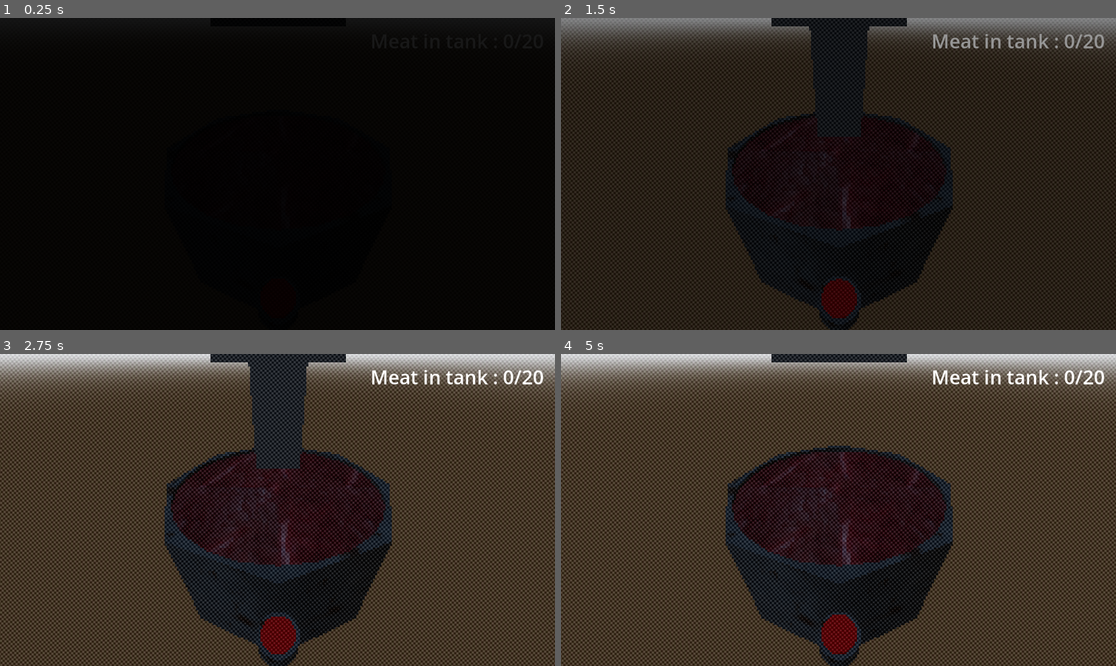
Above: before the commit, frames 1-4 (two rows, left to right).
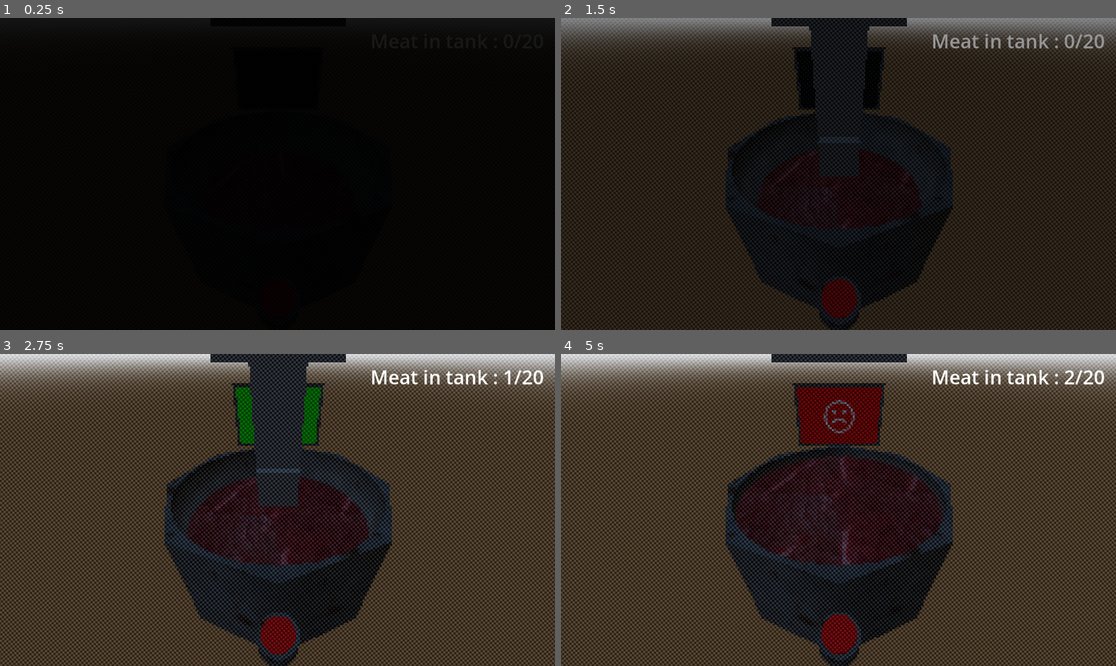
Above: after the commit, the same moments.

Repository: Miit0s/the-life-collector
Game: Godot game, scene res://Scene/Day2/day_2.tscn
Same seed, same stepped clock (60 frames per second), same inputs: the game is played once before the commit and once after it. This scene is started directly instead of the project's main scene.
Inputs (mouse positions are in pixels of both pictures, inside the frame that each line leads up to):
- Up to frame 1 (0.25 s): no input
- Up to frame 2 (1.5 s): move the mouse to (960, 158) at 0.52 s; press the mouse at (960, 158) at 0.53 s; hold D (right) 0.53-1.28 s; tap Space (jump) at 0.77 s; move the mouse to (727, 189) at 1.27 s; release the mouse at (727, 189) at 1.28 s; hold S (backward) from 1.28 s (still down); click (727, 189) at 1.35 s
- Up to frame 3 (2.75 s): tap Space (jump) at 1.52 s; move the mouse to (333, 441) at 2.02 s; release S (backward) at 2.03 s; press the mouse at (333, 441) at 2.03 s; hold D (right) from 2.03 s (still down)
- Up to frame 4 (5 s): move the mouse to (810, 572) at 2.77 s; release D (right) at 2.78 s; release the mouse at (810, 572) at 2.78 s; hold W (forward) 2.78-3.53 s; click (810, 572) at 2.85 s; tap Space (jump) at 3.02, 3.77, 4.52 s; move the mouse to (1005, 556) at 3.52 s; press the mouse at (1005, 556) at 3.53 s; hold A (left) from 3.53 s (still down); move the mouse to (672, 463) at 4.27 s; release the mouse at (672, 463) at 4.28 s; click (672, 463) at 4.35 s

The runs differ from the first frame. In frame 2, 1.3% of the frame differs, in the area x 41-59%, y 9-68%; in frame 3, 2.1%; in frame 4, 3.3%, in the area x 30-93%, y 5-67%.

Commit message:
Added a screen to the meat tank to show better to the player the level needed

Diff:
--- a/Objects/MeatTank/meat_tank.gd
+++ b/Objects/MeatTank/meat_tank.gd
@@ -2,6 +2,7 @@
 class_name MeatTank
 
 @onready var meat: MeshInstance3D = $Meat
+@onready var validation_display_system: ValidationDisplaySystem = $SubViewport/ValidationDisplaySystem
 
 @export var meat_to_add_by_block: float = 2
 @export var max_percentage_wanted: float = 80
@@ -11,8 +12,9 @@
 @export var speedup_cooldown: float = 5
 @export var speedup_increase_value: float = 1
 @export var point_cooldown: float = 0.5
+@export var warning_when_close_to_percentage_by: float = 5
 
-var completion_percentage: float = 100:
+var completion_percentage: float = 50:
 	set(new_value):
 		completion_percentage = max(min(new_value, 100), 0)
 		adjust_mesh_level()
@@ -38,13 +40,20 @@
 
 	speedup()
 	if completion_percentage > max_percentage_wanted or completion_percentage < min_percentage_wanted:
+		validation_display_system.set_error_state()
 		loose_point()
+	elif completion_percentage > max_percentage_wanted - warning_when_close_to_percentage_by or \
+	completion_percentage < min_percentage_wanted + warning_when_close_to_percentage_by:
+		validation_display_system.set_near_error_state()
+		win_point()
 	else:
+		validation_display_system.set_validate_state()
 		win_point()
 
 func adjust_mesh_level():
 	if completion_percentage <= 0:
 		meat.hide()
+		return
 	else:
 		meat.show()
 
--- a/Objects/MeatTank/meat_tank.tscn
+++ b/Objects/MeatTank/meat_tank.tscn
@@ -1,8 +1,9 @@
-[gd_scene load_steps=11 format=4 uid="uid://belwtvd2s2ty2"]
+[gd_scene load_steps=16 format=4 uid="uid://belwtvd2s2ty2"]
 
 [ext_resource type="Material" uid="uid://bh07flmwmclfc" path="res://Material/factory_machine.tres" id="1_mcjl0"]
 [ext_resource type="Script" uid="uid://bngwhb06e2dsi" path="res://Objects/MeatTank/meat_tank.gd" id="1_wtyep"]
 [ext_resource type="Texture2D" uid="uid://d15tyr2uen33o" path="res://Textures/GameTexture/meat.jpg" id="2_ge3e7"]
+[ext_resource type="PackedScene" uid="uid://cjp36ud86jo68" path="res://UISystem/ValidationDipslaySystem/validation_display_system.tscn" id="4_6xuil"]
 
 [sub_resource type="ProceduralSkyMaterial" id="ProceduralSkyMaterial_wtyep"]
 sky_horizon_color = Color(0.66224277, 0.6717428, 0.6867428, 1)
@@ -40,6 +41,19 @@
 
 [sub_resource type="BoxShape3D" id="BoxShape3D_wtyep"]
 size = Vector3(3, 1, 3)
+
+[sub_resource type="BoxMesh" id="BoxMesh_wtyep"]
+size = Vector3(1.5, 1, 0.1)
+
+[sub_resource type="ViewportTexture" id="ViewportTexture_3j1up"]
+viewport_path = NodePath("SubViewport")
+
+[sub_resource type="StandardMaterial3D" id="StandardMaterial3D_6xuil"]
+resource_local_to_scene = true
+albedo_texture = SubResource("ViewportTexture_3j1up")
+
+[sub_resource type="QuadMesh" id="QuadMesh_wtyep"]
+size = Vector2(1.4, 0.9)
 
 [node name="MeatTank" type="Node3D"]
 script = ExtResource("1_wtyep")
@@ -81,4 +95,22 @@
 [node name="CollisionShape3D" type="CollisionShape3D" parent="Meat/Area3D"]
 shape = SubResource("BoxShape3D_wtyep")
 
+[node name="Screen" type="Node3D" parent="."]
+transform = Transform3D(1, 0, 0, 0, 0.9937699, 0.11145159, 0, -0.11145159, 0.9937699, 0, 1.2651049, -1.5048848)
+
+[node name="Mesh" type="MeshInstance3D" parent="Screen"]
+material_override = ExtResource("1_mcjl0")
+mesh = SubResource("BoxMesh_wtyep")
+skeleton = NodePath("../..")
+
+[node name="MeshInstance3D" type="MeshInstance3D" parent="Screen"]
+transform = Transform3D(1, 0, 0, 0, 1, 0, 0, 0, 1, 0, -0.0059934855, 0.05344355)
+material_override = SubResource("StandardMaterial3D_6xuil")
+mesh = SubResource("QuadMesh_wtyep")
+
+[node name="SubViewport" type="SubViewport" parent="."]
+size = Vector2i(717, 461)
+
+[node name="ValidationDisplaySystem" parent="SubViewport" instance=ExtResource("4_6xuil")]
+
 [connection signal="body_entered" from="Meat/Area3D" to="." method="meat_enter_tank"]
--- a/Objects/Scanner/scanner.gd
+++ b/Objects/Scanner/scanner.gd
@@ -1,7 +1,7 @@
 extends Node3D
 
 @onready var ray_cast_3d: RayCast3D = $RayCast3D
-@onready var scan_system: ScanSystem = $SubViewport/ScanSystem
+@onready var scan_system: PercentageDisplaySystem = $SubViewport/ScanSystem
 
 @export var minimum_percentage: float = 80
 @export var use_sliced: bool = false
--- a/Objects/Scanner/scanner.tscn
+++ b/Objects/Scanner/scanner.tscn
@@ -3,7 +3,7 @@
 [ext_resource type="Script" uid="uid://bkj0yesk1ob84" path="res://Objects/Scanner/scanner.gd" id="1_twtln"]
 [ext_resource type="Material" uid="uid://bh07flmwmclfc" path="res://Material/factory_machine.tres" id="2_h54np"]
 [ext_resource type="Shader" uid="uid://die3kmkd5j6qd" path="res://Shader/holographic.gdshader" id="3_gpl4n"]
-[ext_resource type="PackedScene" uid="uid://crui8dxa12lx3" path="res://UISystem/ScanSystem/scan_system.tscn" id="3_nmeba"]
+[ext_resource type="PackedScene" uid="uid://crui8dxa12lx3" path="res://UISystem/PercentageDisplaySystem/percentage_display_system.tscn" id="3_nmeba"]
 
 [sub_resource type="BoxMesh" id="BoxMesh_kdp30"]
 size = Vector3(0.1, 1, 0.1)
--- a/UISystem/ScanSystem/scan_system.gd
+++ b/UISystem/PercentageDisplaySystem/percentage_display_system.gd
@@ -1,5 +1,5 @@
 extends Control
-class_name ScanSystem
+class_name PercentageDisplaySystem
 
 @onready var goal: Label = $Goal
 @onready var current: Label = $Current
--- a/UISystem/ScanSystem/scan_system.tscn
+++ b/UISystem/PercentageDisplaySystem/percentage_display_system.tscn
@@ -1,6 +1,6 @@
 [gd_scene load_steps=7 format=3 uid="uid://crui8dxa12lx3"]
 
-[ext_resource type="Script" uid="uid://ba6t2cg867cdy" path="res://UISystem/ScanSystem/scan_system.gd" id="1_8cmdt"]
+[ext_resource type="Script" uid="uid://ba6t2cg867cdy" path="res://UISystem/PercentageDisplaySystem/percentage_display_system.gd" id="1_8cmdt"]
 
 [sub_resource type="LabelSettings" id="LabelSettings_enebe"]
 font_size = 80
@@ -45,7 +45,7 @@
 &"RESET": SubResource("Animation_s011j")
 }
 
-[node name="ScanSystem" type="Control"]
+[node name="PercentageDisplaySystem" type="Control"]
 layout_mode = 3
 anchors_preset = 15
 anchor_right = 1.0
--- /dev/null
+++ b/UISystem/ValidationDipslaySystem/validation_display_system.gd
@@ -0,0 +1,29 @@
+extends Control
+class_name ValidationDisplaySystem
+
+@onready var color_rect: ColorRect = $ColorRect
+@onready var happy_texture: TextureRect = $HappyTexture
+@onready var mid_texture: TextureRect = $MidTexture
+@onready var sad_texture: TextureRect = $SadTexture
+
+@export var validate_color: Color = Color(0.0, 1.0, 0.0, 1.0)
+@export var near_error_color: Color = Color(1.0, 0.569, 0.0, 1.0)
+@export var error_color: Color = Color(1.0, 0.0, 0.0, 1.0)
+
+func set_validate_state():
+	color_rect.color = validate_color
+	mid_texture.hide()
+	sad_texture.hide()
+	happy_texture.show()
+
+func set_near_error_state():
+	color_rect.color = near_error_color
+	happy_texture.hide()
+	sad_texture.hide()
+	mid_texture.show()
+
+func set_error_state():
+	color_rect.color = error_color
+	happy_texture.hide()
+	mid_texture.hide()
+	sad_texture.show()
--- /dev/null
+++ b/UISystem/ValidationDipslaySystem/validation_display_system.tscn
@@ -0,0 +1,75 @@
+[gd_scene load_steps=5 format=3 uid="uid://cjp36ud86jo68"]
+
+[ext_resource type="Script" uid="uid://boyr55f0234ke" path="res://UISystem/ValidationDipslaySystem/validation_display_system.gd" id="1_s4dci"]
+[ext_resource type="Texture2D" uid="uid://sjlx2tg6gqpx" path="res://Textures/GameTexture/Iconoir-Team-Iconoir-Emoji.512-Pixel.png" id="2_arntq"]
+[ext_resource type="Texture2D" uid="uid://bk6naio1e5h87" path="res://Textures/GameTexture/Iconoir-Team-Iconoir-Emoji-ball.512-Pixel.png" id="3_frr2l"]
+[ext_resource type="Texture2D" uid="uid://cpcp05vvyntes" path="res://Textures/GameTexture/Iconoir-Team-Iconoir-Emoji-sad.512-Pixel.png" id="4_hx2hh"]
+
+[node name="ValidationDisplaySystem" type="Control"]
+layout_mode = 3
+anchors_preset = 15
+anchor_right = 1.0
+anchor_bottom = 1.0
+grow_horizontal = 2
+grow_vertical = 2
+script = ExtResource("1_s4dci")
+
+[node name="ColorRect" type="ColorRect" parent="."]
+layout_mode = 1
+anchors_preset = 15
+anchor_right = 1.0
+anchor_bottom = 1.0
+grow_horizontal = 2
+grow_vertical = 2
+color = Color(0, 0, 0, 1)
+
+[node name="HappyTexture" type="TextureRect" parent="."]
+visible = false
+layout_mode = 1
+anchors_preset = 8
+anchor_left = 0.5
+anchor_top = 0.5
+anchor_right = 0.5
+anchor_bottom = 0.5
+offset_left = -150.0
+offset_top = -150.0
+offset_right = 150.0
+offset_bottom = 150.0
+grow_horizontal = 2
+grow_vertical = 2
+texture = ExtResource("2_arntq")
+expand_mode = 1
+
+[node name="MidTexture" type="TextureRect" parent="."]
+visible = false
+layout_mode = 1
+anchors_preset = 8
+anchor_left = 0.5
+anchor_top = 0.5
+anchor_right = 0.5
+anchor_bottom = 0.5
+offset_left = -150.0
+offset_top = -150.0
+offset_right = 150.0
+offset_bottom = 150.0
+grow_horizontal = 2
+grow_vertical = 2
+texture = ExtResource("3_frr2l")
+expand_mode = 1
+
+[node name="SadTexture" type="TextureRect" parent="."]
+visible = false
+layout_mode = 1
+anchors_preset = 8
+anchor_left = 0.5
+anchor_top = 0.5
+anchor_right = 0.5
+anchor_bottom = 0.5
+offset_left = -150.0
+offset_top = -150.0
+offset_right = 150.0
+offset_bottom = 150.0
+grow_horizontal = 2
+grow_vertical = 2
+texture = ExtResource("4_hx2hh")
+expand_mode = 1
Binary file added: Textures/GameTexture/Iconoir-Team-Iconoir-Emoji-ball.512-Pixel.png
Not shown, added: Textures/GameTexture/Iconoir-Team-Iconoir-Emoji-ball.512-Pixel.png.import
Binary file added: Textures/GameTexture/Iconoir-Team-Iconoir-Emoji-sad.512-Pixel.png
Not shown, added: Textures/GameTexture/Iconoir-Team-Iconoir-Emoji-sad.512-Pixel.png.import
Binary file added: Textures/GameTexture/Iconoir-Team-Iconoir-Emoji.512-Pixel.png
Not shown, added: Textures/GameTexture/Iconoir-Team-Iconoir-Emoji.512-Pixel.png.import
Renamed: UISystem/ScanSystem/scan_system.gd.uid -> UISystem/PercentageDisplaySystem/percentage_display_system.gd.uid
Not shown, added: UISystem/ValidationDipslaySystem/validation_display_system.gd.uid
